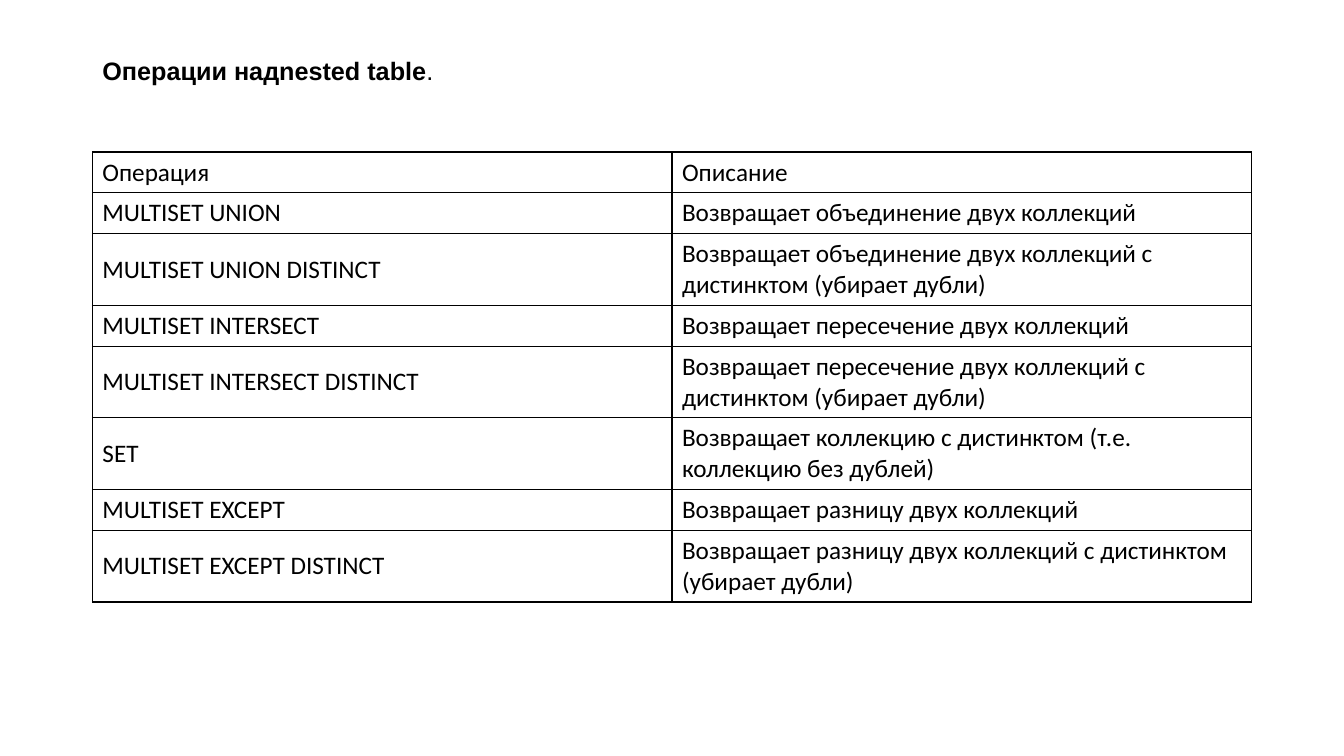
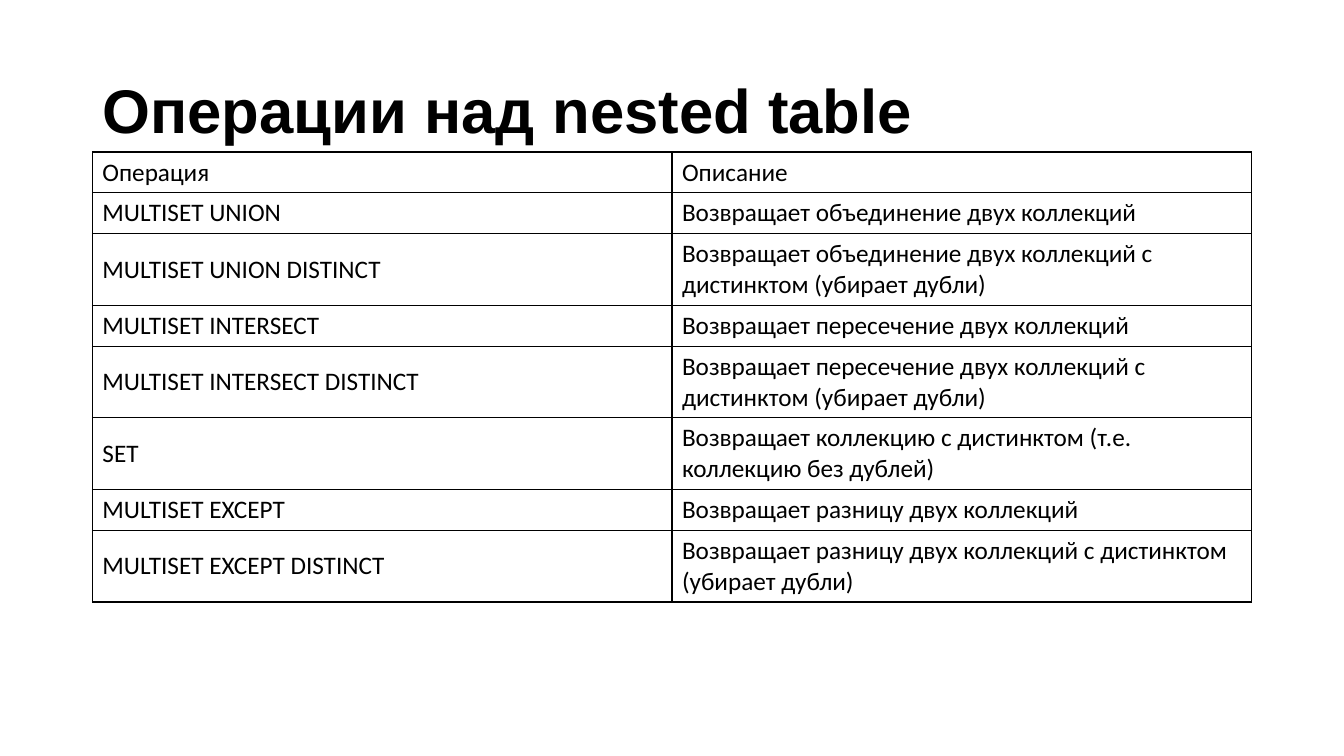
Before and after one commit to maxchv/oracle_tutorials, a slide deck: slide 5 of present/collections.pptx. Drawn at 1344x756 pixels with LibreOffice and Linux fonts; fonts in the diff are those of the drawing. Boxes give left, top, right and bottom in pixels: in the first picture for what was removed or moved away, otherwise in the second. Text is boxed around its words. In the diff, an @@ line names an element or a change of style, - is before the commit and + after.

```diff
--- a/present/collections.pptx
+++ b/present/collections.pptx
@@ text removed at <box>102,61,433,86</box> @@
-Операции надnested table.
@@ title added at <box>102,88,912,145</box>, 44 pt, text #000000, bold @@
+Операции над nested table
```
Also in this commit, not shown: 1 other file.
